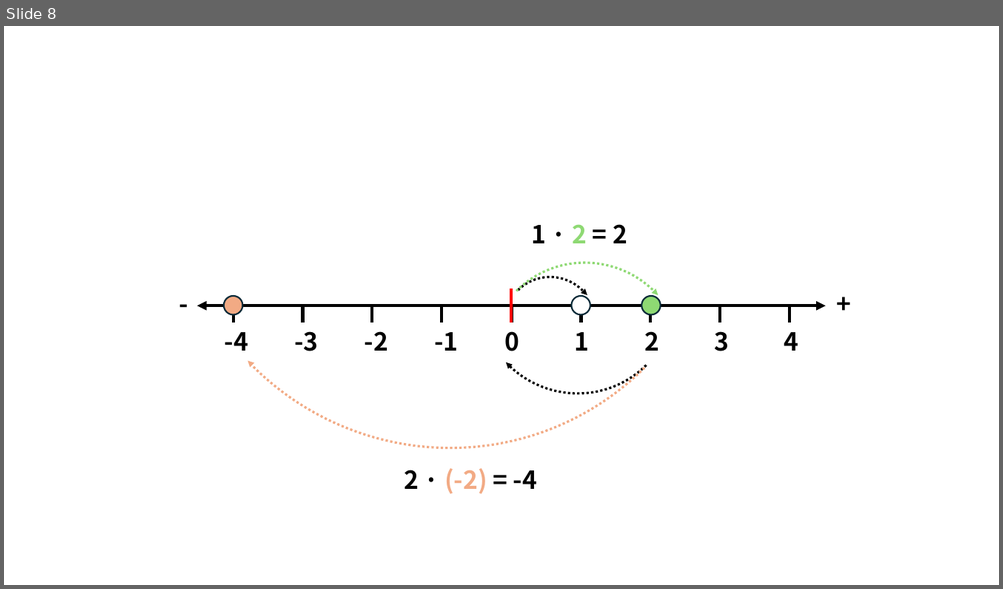
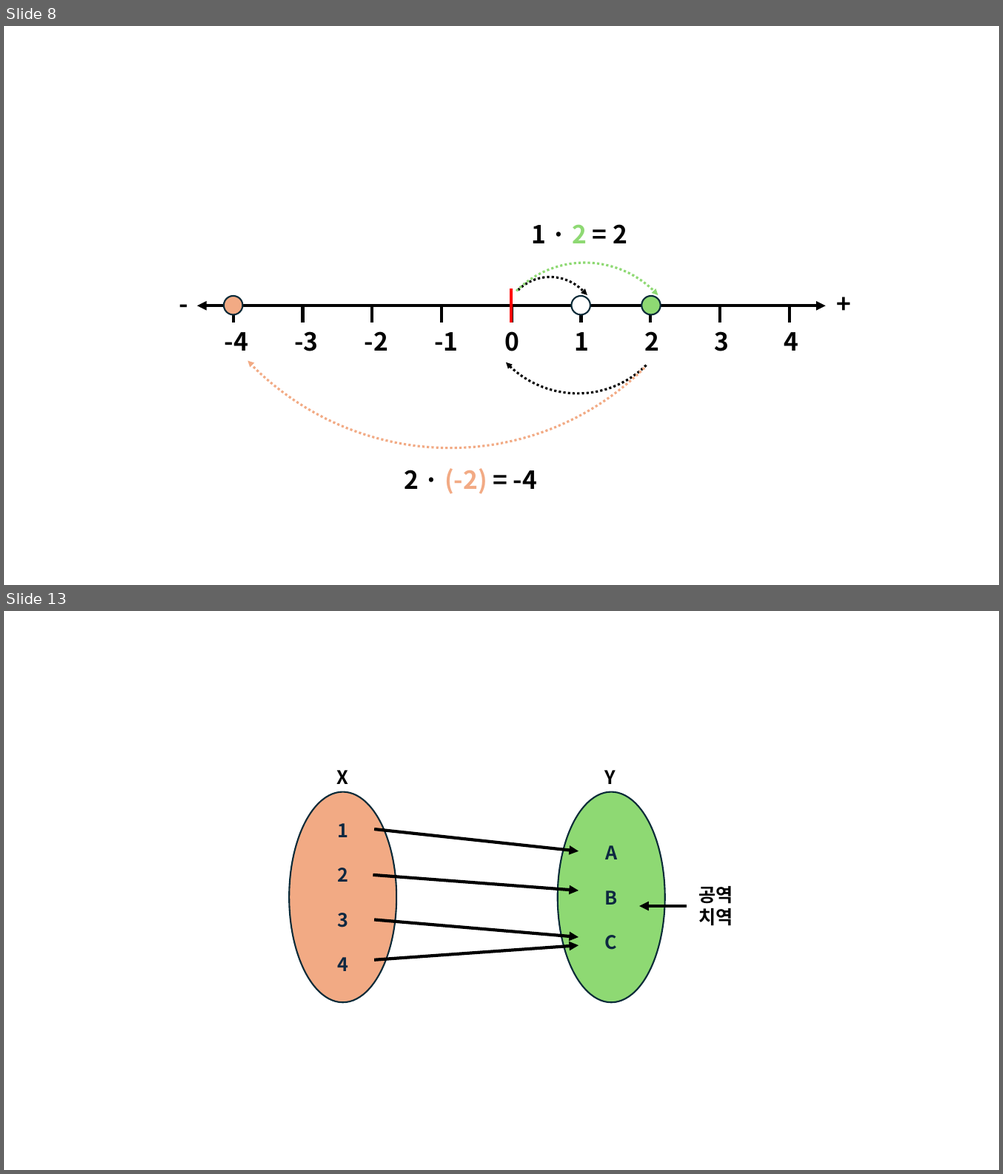
Before and after one commit to corn1200/GameMath-example, a slide deck: img/그림.pptx. Shown one above the other, each under a label of ours: slide 8 before the commit, slides 8 and 13 after it; the slides between them are not shown. The pictures are 1003x589 and 1003x1174 pixels, drawn with LibreOffice and Linux fonts; fonts in the diff are those of the drawing. Boxes give left, top, right and bottom in pixels: in the first picture for what was removed or moved away, otherwise in the second. Text is boxed around its words. In the diff, an @@ line names an element or a change of style, - is before the commit and + after.

```diff
--- a/img/그림.pptx
+++ b/img/그림.pptx
@@ slide 13 added at (x1=4, y1=611, x2=999, y2=1170), background #FFFFFF @@
@@ text added at (x1=336, y1=770, x2=348, y2=784), 18 pt, text #000000, bold @@
+X
@@ text added at (x1=605, y1=770, x2=616, y2=784), 18 pt, text #000000, bold @@
+Y
@@ ellipse added at (x1=289, y1=792, x2=396, y2=1002), fill #F2AA84, outline #092A39 1.5 pt, 18 pt, text #0E2841, bold @@
+1
+2
+3
+4
@@ ellipse added at (x1=558, y1=792, x2=665, y2=1002), fill #8ED973, outline #092A39 1.5 pt, 18 pt, text #0E2841, bold @@
+A
+B
+C
@@ arrow added from (374, 829) to (578, 851), #000000 3 pt @@
@@ arrow added from (373, 875) to (578, 891), #000000 3 pt @@
@@ text added at (x1=698, y1=886, x2=732, y2=926), 18 pt, text #000000, bold @@
+공역
+치역
@@ arrow added from (374, 920) to (578, 938), #000000 3 pt @@
@@ arrow added from (686, 906) to (639, 906), #000000 3 pt @@
@@ arrow added from (374, 960) to (578, 946), #000000 3 pt @@
```
Also in this commit, not shown: 8 other slides added, 10 other files.
